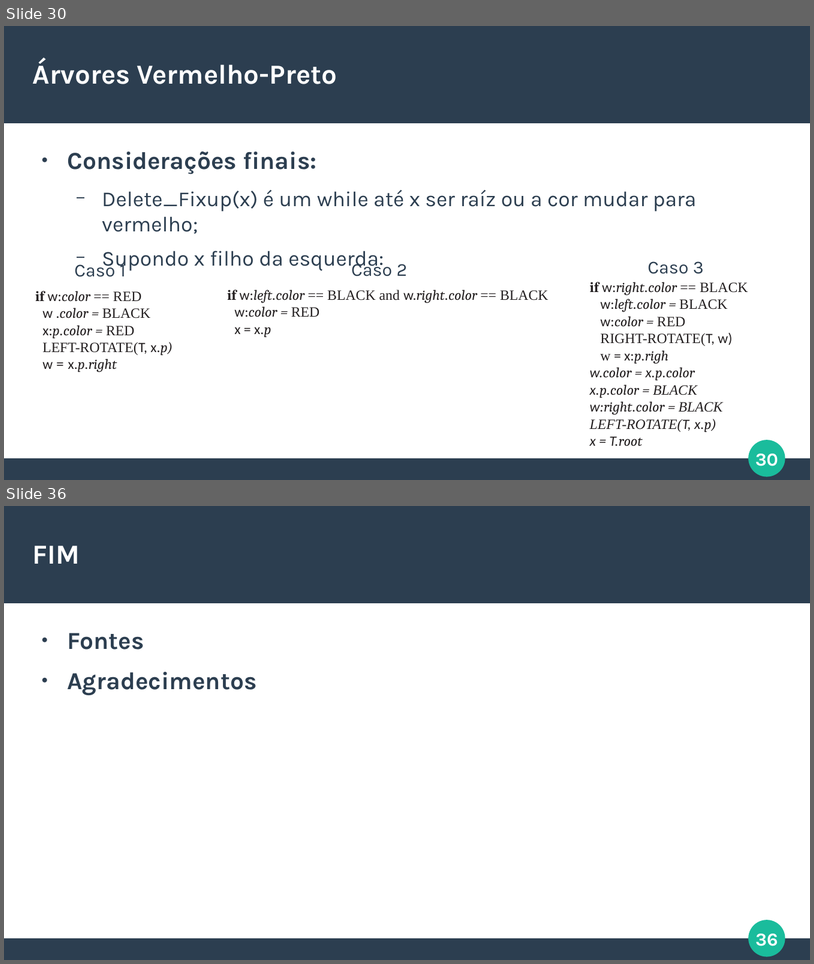
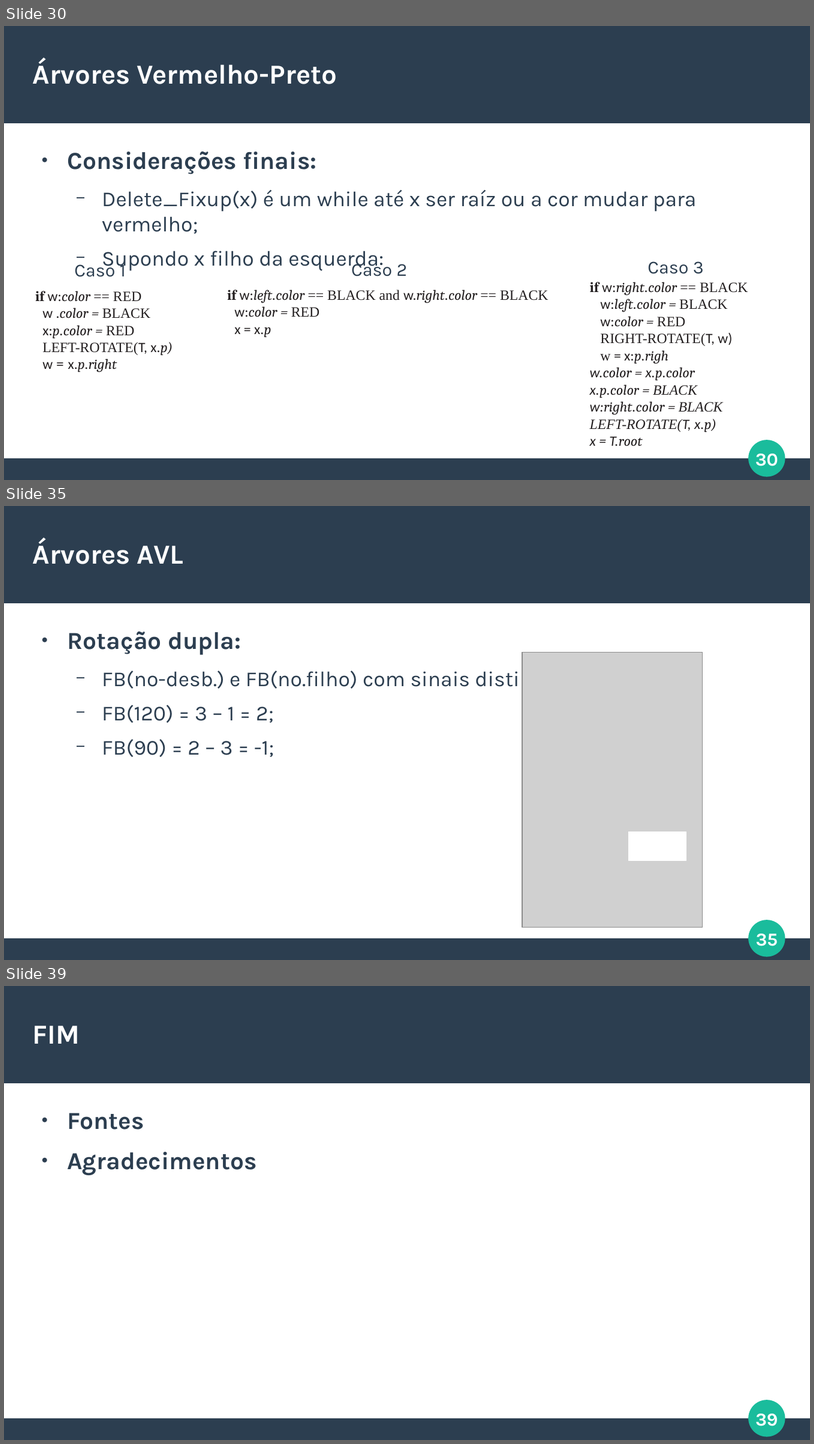
Before and after one commit to italoportinho/trabalho-eda2023-2, a slide deck: slides/apresentacao.odp. Shown one above the other, each under a label of ours: slides 30 and 36 before the commit, slides 30, 35 and 39 after it; the slides between them are not shown. The pictures are 814x964 and 814x1444 pixels, drawn with LibreOffice and Linux fonts; fonts in the diff are those of the drawing; grey boxes stand for pictures. Boxes give left, top, right and bottom in pixels: in the first picture for what was removed or moved away, otherwise in the second. Text is boxed around its words. In the diff, an @@ line names an element or a change of style, - is before the commit and + after.

```diff
--- a/slides/apresentacao.odp
+++ b/slides/apresentacao.odp
@@ slide 35 added at <box>4,506,810,960</box>, background #FFFFFF; not listed: 4 template elements that a slide beside it also shows @@
@@ title added at <box>33,539,183,564</box>, 27 pt, text #FFFFFF, bold @@
+Árvores AVL
@@ text added at <box>68,631,569,757</box>, 21 pt, text #2C3E50 @@
+● Rotação dupla:
+  − FB(no-desb.) e FB(no.filho) com sinais distintos;
+  − FB(120) = 3 – 1 = 2;
+  − FB(90) = 2 – 3 = -1;
@@ picture added at <box>523,652,704,927</box> @@
@@ rectangle added at <box>629,832,687,860</box>, fill #FFFFFF, outline #FFFFFF 0.85 pt @@
@@ what was slide 36 is now slide 39 @@
@@ page number at <box>756,1413,778,1426</box>: text changed @@
-36
+39
```
Also in this commit, not shown: 4 slides changed, 3 other slides added, 1 slide removed.
